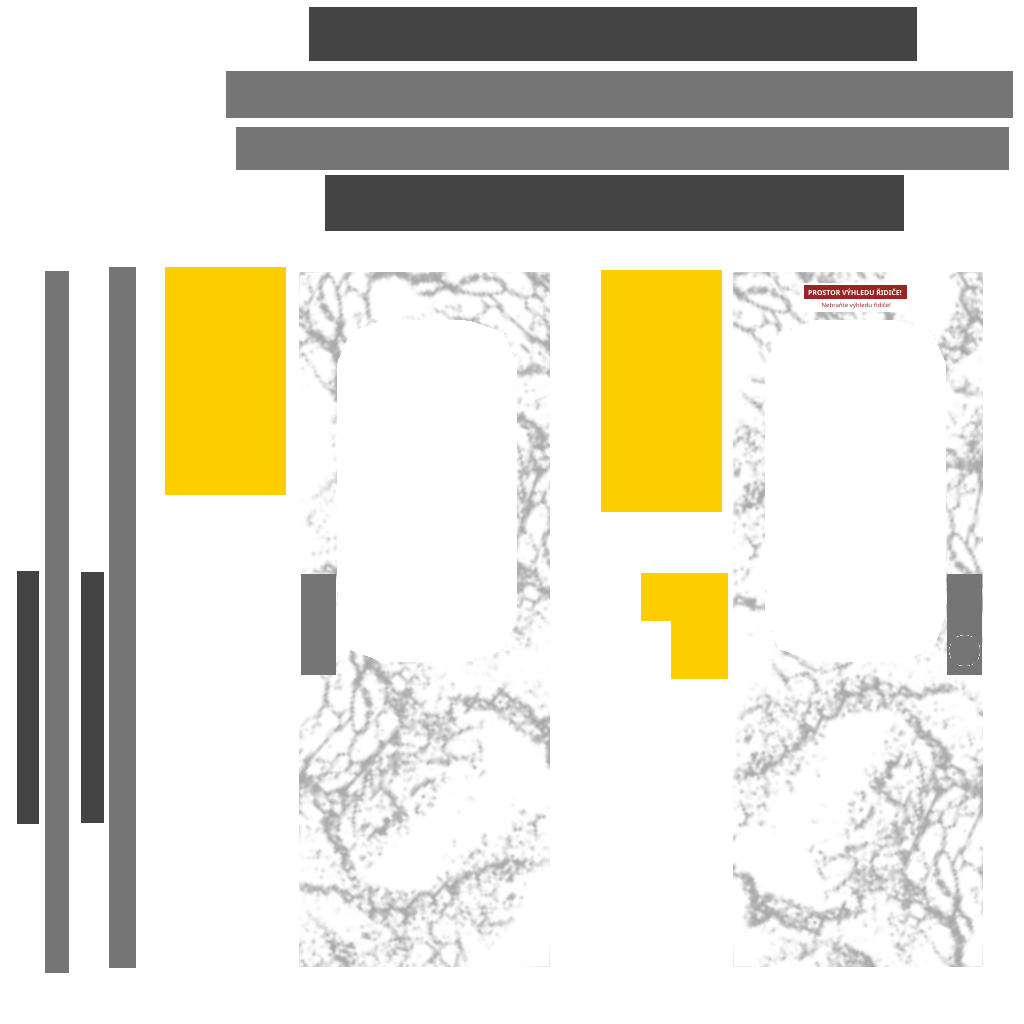
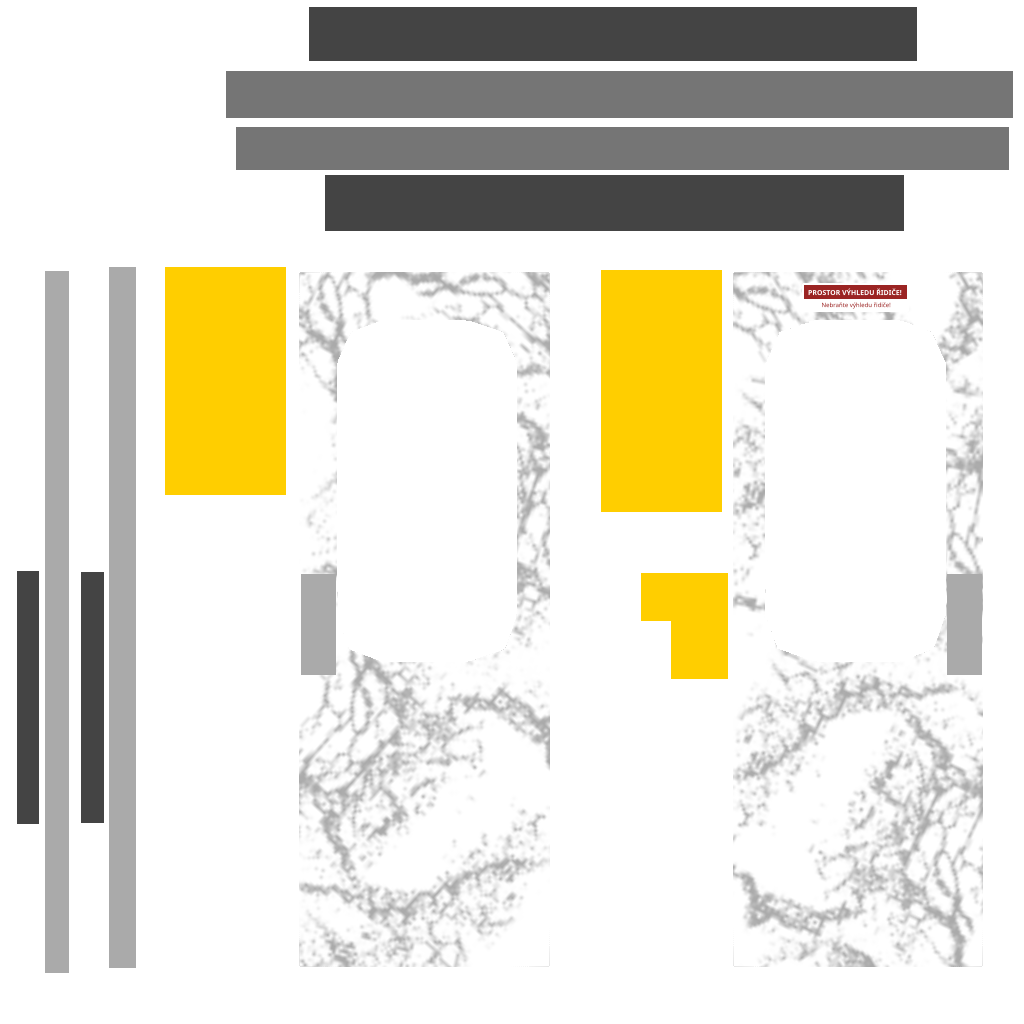
Layers edited between the first and the second 1024×1024 image:
painted on "Paint Layer 1" over (45, 267, 982, 973)
